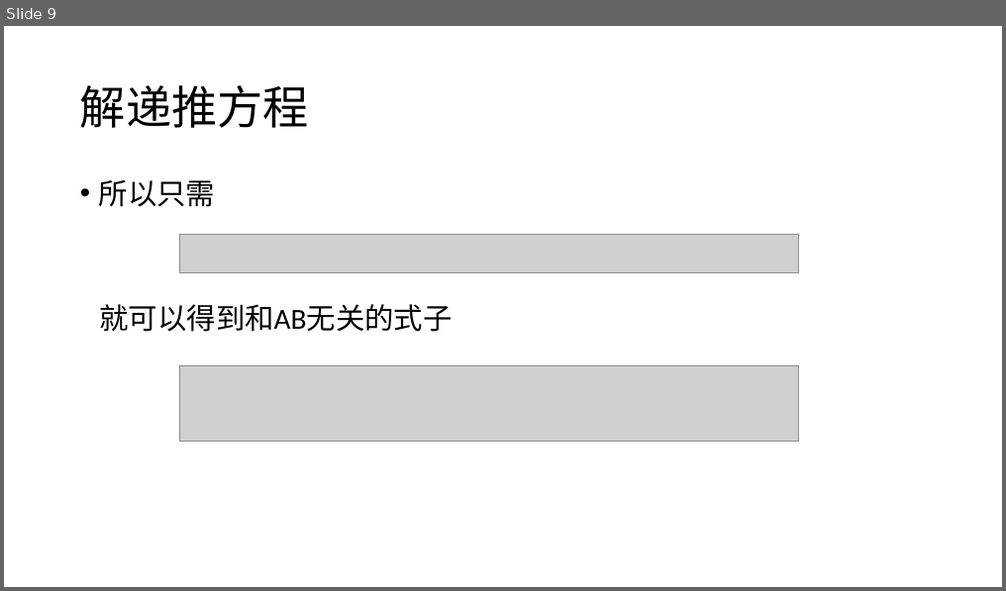
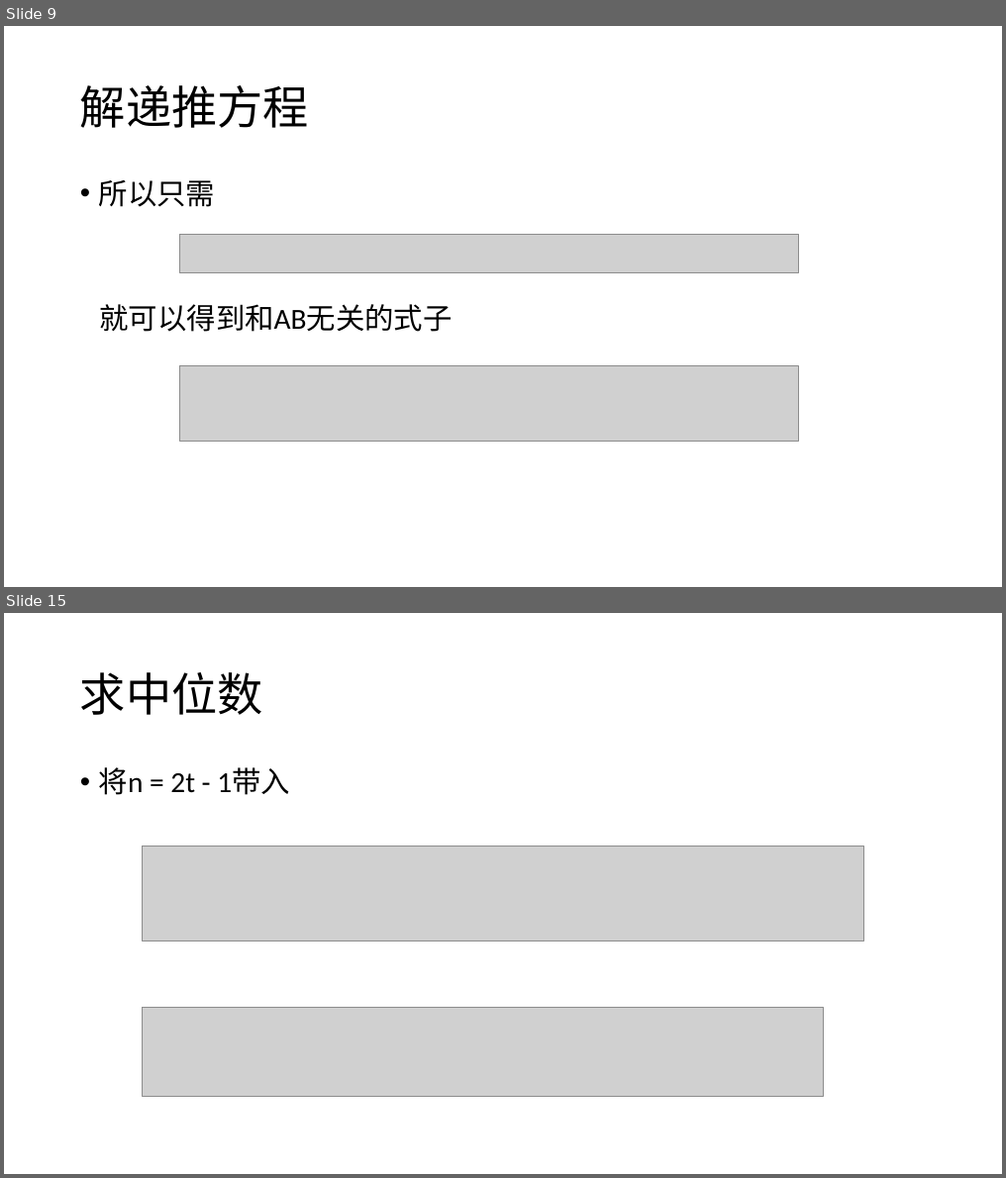
Before and after one commit to DanDoge/course_pku, a slide deck: Algorithm Design and Analysis/seminar/pre/paper/Mathematical-03.pptx. Shown one above the other, each under a label of ours: slide 9 before the commit, slides 9 and 15 after it; the slides between them are not shown. The pictures are 1006x591 and 1006x1178 pixels, drawn with LibreOffice and Linux fonts; fonts in the diff are those of the drawing; grey boxes stand for pictures. Boxes give left, top, right and bottom in pixels: in the first picture for what was removed or moved away, otherwise in the second. Text is boxed around its words. In the diff, an @@ line names an element or a change of style, - is before the commit and + after.

```diff
--- a/Algorithm Design and Analysis/seminar/pre/paper/Mathematical-03.pptx
+++ b/Algorithm Design and Analysis/seminar/pre/paper/Mathematical-03.pptx
@@ slide 15 added at (4,613,1002,1174), background #FFFFFF @@
@@ title added at (80,672,263,715), 44 pt, text #000000 @@
+求中位数
@@ text added at (99,767,290,795), 28 pt, text #000000 @@
+• 将n = 2t - 1带入
@@ picture added at (143,846,863,942) @@
@@ picture added at (143,1008,824,1096) @@
```
Also in this commit, not shown: 2 slides changed, 9 other slides added, 20 other files.
